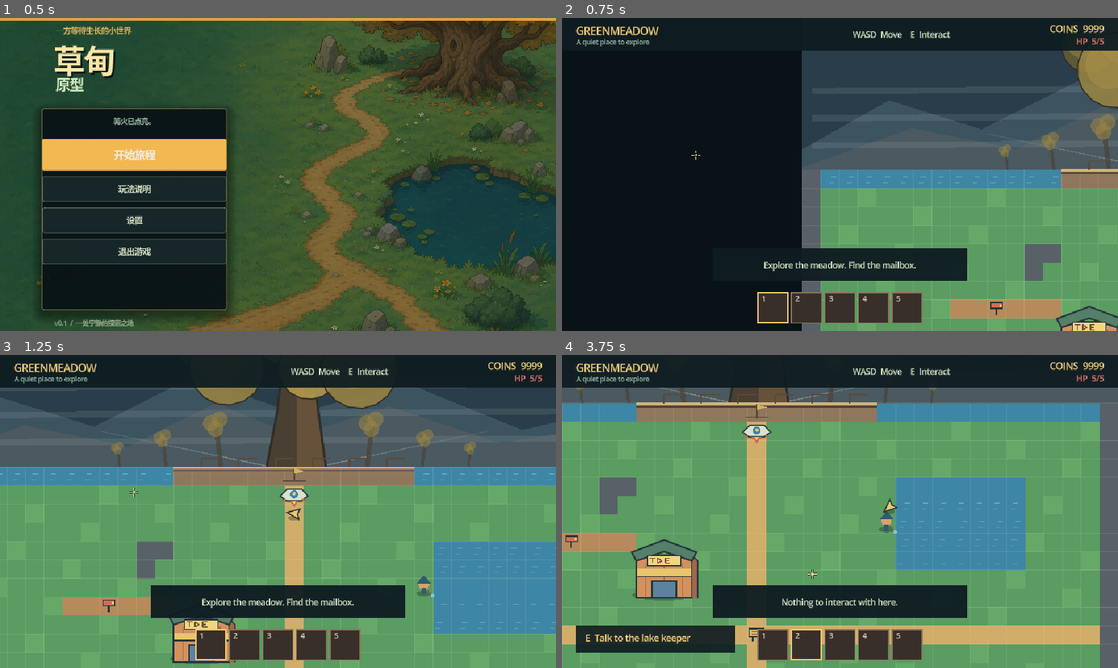
Above: before the commit, frames 1-4 (two rows, left to right).
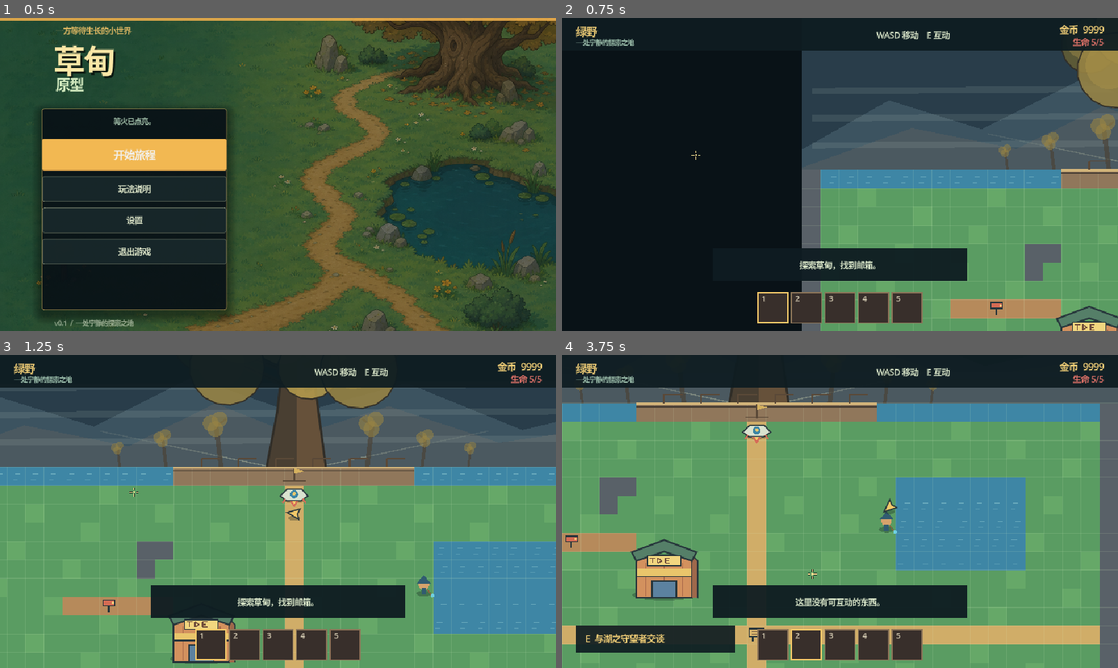
Above: after the commit, the same moments.

Repository: Neikos0493/Project_Grow
Game: Godot game, scene res://MainMenu.tscn
Same seed, same stepped clock (60 frames per second), same inputs: the game is played once before the commit and once after it.
Inputs (mouse positions are in pixels of both pictures, inside the frame that each line leads up to):
- Up to frame 1 (0.5 s): no input
- Up to frame 2 (0.75 s): click "开始旅程" at 0.5 s
- Up to frame 3 (1.25 s): no input
- Up to frame 4 (3.75 s): tap Enter (ui_accept) at 1.25, 1.52, 2.27 s; move the mouse to (962, 495) at 1.27 s; press the mouse at (962, 495) at 1.28 s; hold D (move_right) 1.28-2.03 s; move the mouse to (728, 527) at 2.02 s; release the mouse at (728, 527) at 2.03 s; hold S (move_down) 2.03-2.78 s; tap E (interact) at 2.1 s; move the mouse to (895, 442) at 2.77 s; hold D (move_right) 2.78-3.53 s; tap 1 at 2.85 s; move the mouse to (812, 574) at 3.52 s; hold W (move_up) from 3.53 s (still down); tap 2 at 3.6 s; click (812, 574) at 3.67 s

Frame 1 is identical in both runs. In frame 2, 1.5% of the frame differs, in the area x 2-98%, y 2-81%; in frame 3, 1.5%; in frame 4, 1.8%, in the area x 2-98%, y 2-93%.

Commit message:
Add plant drops and lily seed exchange

Diff:
--- a/scripts/game_state.gd
+++ b/scripts/game_state.gd
@@ -4,6 +4,7 @@
 var has_inventory_snapshot := false
 var inventory_slots: Array[Dictionary] = []
 var selected_slot := 0
+var language := "zh"
 var orange_seed_granted := false
 var green_plantings_since_mutation := 0
 
--- a/scripts/inventory.gd
+++ b/scripts/inventory.gd
@@ -84,6 +84,50 @@
 		"sell_price": 0,
 		"buy_price": 0,
 		"description": "A strange relic left behind by the lake monster.",
+	},
+	"pea_drop": {
+		"name": "Pea",
+		"consumable": false,
+		"droppable": true,
+		"show_count": true,
+		"max_stack": MAX_STACK,
+		"icon": "pea_drop",
+		"sell_price": 20,
+		"buy_price": 0,
+		"description": "A pea harvested from an ordinary green plant.",
+	},
+	"mutated_pea_drop": {
+		"name": "Mutated Pea",
+		"consumable": false,
+		"droppable": true,
+		"show_count": true,
+		"max_stack": MAX_STACK,
+		"icon": "mutated_pea_drop",
+		"sell_price": 0,
+		"buy_price": 0,
+		"description": "A rare mutated pea wanted by the lake keeper.",
+	},
+	"cactus_drop": {
+		"name": "Cactus Fruit",
+		"consumable": false,
+		"droppable": true,
+		"show_count": true,
+		"max_stack": MAX_STACK,
+		"icon": "cactus_drop",
+		"sell_price": 100,
+		"buy_price": 0,
+		"description": "A valuable fruit from an orange cactus.",
+	},
+	"lily_seed": {
+		"name": "Water Lily Seed",
+		"consumable": true,
+		"droppable": false,
+		"show_count": false,
+		"max_stack": 1,
+		"icon": "lily_seed",
+		"sell_price": 0,
+		"buy_price": 0,
+		"description": "Plant it in the pond to awaken the lake monster.",
 	},
 	"plant": {
 		"name": "Plant",
@@ -154,6 +198,10 @@
 			"green_seed": return "绿种子"
 			"yellow_ball": return "黄色球"
 			"melee_weapon": return "草甸之刃"
+			"pea_drop": return "豌豆"
+			"mutated_pea_drop": return "变异豌豆"
+			"cactus_drop": return "仙人掌果实"
+			"lily_seed": return "睡莲种子"
 			"plant": return "植物"
 			"orange_seed": return "橙色种子"
 			"blue_seed": return "蓝色种子"
@@ -167,6 +215,10 @@
 			"green_seed": return "种在翻耕土地上，长成草甸植物。"
 			"yellow_ball": return "向草甸发射明亮的投射物。"
 			"melee_weapon": return "挥舞黄色短刃，轻微击退怪物。"
+			"pea_drop": return "普通绿色植物掉落的豌豆。"
+			"mutated_pea_drop": return "湖之守望者需要的稀有变异豌豆。"
+			"cactus_drop": return "仙人掌掉落的高价值果实。"
+			"lily_seed": return "种在池塘里，可以唤醒湖怪。"
 			"plant": return "成熟植物，可以在商店出售。"
 			"orange_seed": return "种在沙地上，长成会发射扇形弹幕的仙人掌。"
 			"blue_seed": return "只能种在水里，会唤醒湖中的古老生物。"
--- a/scripts/inventory_hud.gd
+++ b/scripts/inventory_hud.gd
@@ -71,6 +71,18 @@
 		draw_rect(Rect2(center - Vector2(9, 9), Vector2(18, 18)), Color("#b36be0"), true)
 		draw_rect(Rect2(center - Vector2(9, 9), Vector2(18, 18)), Color("#ead3ff"), false, 2.0)
 		draw_circle(center, 3.0, Color("#fff0a8"))
+	elif icon == "pea_drop":
+		draw_circle(center + Vector2(-4, 2), 6.0, Color("#8bcf62"))
+		draw_circle(center + Vector2(5, -3), 6.0, Color("#70b94f"))
+	elif icon == "mutated_pea_drop":
+		draw_circle(center, 10.0, Color("#f3c969"))
+		draw_circle(center + Vector2(-3, -3), 3.0, Color("#fff1a8"))
+	elif icon == "cactus_drop":
+		draw_circle(center + Vector2(0, 2), 10.0, Color("#d85d38"))
+		draw_circle(center + Vector2(-3, -3), 3.0, Color("#ffd46c"))
+	elif icon == "lily_seed":
+		draw_circle(center + Vector2(0, 2), 10.0, Color("#7ca9dc"))
+		draw_circle(center + Vector2(-3, -3), 3.0, Color("#d8f1ff"))
 	elif icon == "hoe":
 		draw_line(center + Vector2(-7, 10), center + Vector2(5, -8), Color("#a8754f"), 4.0)
 		draw_line(center + Vector2(1, -8), center + Vector2(11, -8), Color("#c6cbd0"), 4.0)
--- a/scripts/main.gd
+++ b/scripts/main.gd
@@ -8,6 +8,10 @@
 const YELLOW_BALL := "yellow_ball"
 const MELEE_WEAPON := "melee_weapon"
 const PLANT := "plant"
+const PEA_DROP := "pea_drop"
+const MUTATED_PEA_DROP := "mutated_pea_drop"
+const CACTUS_DROP := "cactus_drop"
+const LILY_SEED := "lily_seed"
 const BLUE_SEED := "blue_seed"
 const QUEST_ITEM_1 := "quest_item_1"
 const STARTING_COINS := 9999
@@ -148,9 +152,11 @@
 		player.controls_locked = false
 
 func _load_language() -> void:
+	language = GameState.language
 	var config := ConfigFile.new()
 	if config.load("user://settings.cfg") == OK:
-		language = str(config.get_value("settings", "language", "en"))
+		language = str(config.get_value("settings", "language", language))
+	GameState.language = language
 
 func _msg(english: String, chinese: String) -> String:
 	return chinese if language == "zh" else english
@@ -330,23 +336,23 @@
 	var speaker := _msg("Lake Keeper", "湖之守望者")
 	match quest_state:
 		QUEST_AWAITING_PLANT:
-			if inventory.has_item(PLANT) and inventory.can_add(BLUE_SEED):
-				if inventory.remove_item(PLANT, 1):
-					if inventory.try_add(BLUE_SEED, 1):
+			if inventory.has_item(MUTATED_PEA_DROP) and inventory.can_add(LILY_SEED):
+				if inventory.remove_item(MUTATED_PEA_DROP, 1):
+					if inventory.try_add(LILY_SEED, 1):
 						quest_state = QUEST_SEED_GRANTED
-						lines = [_msg("Thank you. This blue seed belongs in the pond.", "谢谢。把这颗蓝色种子种进池塘吧。")]
+						lines = [_msg("Thank you. This water lily seed belongs in the pond.", "谢谢。这颗睡莲种子应该种进池塘。")]
 					else:
 						# Restore the delivered plant if the reward transaction fails.
-						inventory.try_add(PLANT, 1)
-						lines = [_msg("I could not accept that plant yet.", "我现在还不能接受这株植物。")]
+						inventory.try_add(MUTATED_PEA_DROP, 1)
+						lines = [_msg("I could not complete that exchange yet.", "这次兑换还无法完成。")]
 				else:
-					lines = [_msg("I could not accept that plant yet.", "我现在还不能接受这株植物。")]
-			elif inventory.has_item(PLANT):
-				lines = [_msg("Make room in your pack before delivering the plant.", "请先为蓝色种子腾出背包空间。")]
+					lines = [_msg("I could not complete that exchange yet.", "这次兑换还无法完成。")]
+			elif inventory.has_item(MUTATED_PEA_DROP):
+				lines = [_msg("Make room in your pack for the water lily seed.", "请先为睡莲种子腾出背包空间。")]
 			else:
-				lines = [_msg("Bring me one mature plant from the meadow.", "带一株草甸里的成熟植物给我。")]
+				lines = [_msg("Bring me a mutated pea from the rare green plant.", "带一颗变异植物掉落的变异豌豆来。")]
 		QUEST_SEED_GRANTED:
-			lines = [_msg("Plant the blue seed in the pond to awaken the lake.", "把蓝色种子种在池塘里，唤醒湖水。")]
+			lines = [_msg("Plant the water lily seed in the pond to awaken the lake.", "把睡莲种子种在池塘里，唤醒湖水。")]
 		QUEST_WATER_GROWING, QUEST_MONSTER_ACTIVE:
 			lines = [_msg("The lake is already awake. Be careful.", "湖水已经醒来。小心。")]
 		QUEST_DEFEATED:
@@ -535,15 +541,17 @@
 			if not world.plant_seed(seed_cell):
 				return
 			var is_mutation := GameState.green_plantings_since_mutation >= 9 or randf() < 0.1
-			var plant: MeadowPursuingPlant = MeadowMutatedPlant.new() if is_mutation else MeadowPursuingPlant.new()
-			plants.add_child(plant)
+			var plant := MeadowPursuingPlant.new()
+			plant.emits_ring_projectiles = is_mutation
 			plant.global_position = world.cell_to_world(seed_cell)
 			plant.setup(seed_cell, player)
 			if is_mutation:
-				var mutated_plant := plant as MeadowMutatedPlant
-				mutated_plant.projectile_requested.connect(_on_green_plant_projectile_requested)
-			plant.died.connect(_on_plant_died)
+				plant.projectile_requested.connect(_on_green_plant_projectile_requested)
+				plant.died.connect(_on_plant_died.bind(MUTATED_PEA_DROP))
+			else:
+				plant.died.connect(_on_plant_died.bind(PEA_DROP))
 			plant.matured.connect(_on_plant_matured)
+			plants.add_child(plant)
 			plant_entities[seed_cell] = int(plant_entities.get(seed_cell, 0)) + 1
 			if not inventory.consume_selected():
 				var plant_count := int(plant_entities.get(seed_cell, 0)) - 1
@@ -572,15 +580,15 @@
 			cactus.global_position = world.cell_to_world(sand_cell)
 			cactus.setup(sand_cell, player)
 			cactus.projectile_requested.connect(_on_orange_cactus_projectile_requested)
-			cactus.died.connect(_on_plant_died)
+			cactus.died.connect(_on_plant_died.bind(CACTUS_DROP))
 			cactus.matured.connect(_on_plant_matured)
 			plants.add_child(cactus)
 			plant_entities[sand_cell] = int(plant_entities.get(sand_cell, 0)) + 1
 			_show_toast(_msg("Orange seed planted. It will mature in 3 seconds.", "橙色种子已种下，3 秒后成熟。"))
-		BLUE_SEED:
+		LILY_SEED:
 			var water_cell := world.get_water_pointer_cell(pointer, player.global_position, player.facing)
 			if water_cell.x < 0 or not world.plant_blue_seed(water_cell):
-				_show_toast(_msg("Blue seeds must be planted in a free pond tile beside you.", "蓝色种子必须种在身边空闲的池塘水格里。"))
+				_show_toast(_msg("Water lily seeds must be planted in a free pond tile beside you.", "睡莲种子必须种在身边空闲的池塘水格里。"))
 				return
 			if not inventory.consume_selected():
 				world.clear_water_growth(water_cell)
@@ -612,7 +620,7 @@
 func _on_plant_matured(cell: Vector2i) -> void:
 	world.set_farm_tilled(cell)
 
-func _on_plant_died(cell: Vector2i, position: Vector2) -> void:
+func _on_plant_died(cell: Vector2i, position: Vector2, drop_item_id: String) -> void:
 	var plant_count := int(plant_entities.get(cell, 0))
 	if plant_count <= 0:
 		return
@@ -620,8 +628,8 @@
 		plant_entities.erase(cell)
 	else:
 		plant_entities[cell] = plant_count - 1
-	world.add_drop(position, PLANT, 1, 0)
-	_show_toast(_msg("The plant fell. Pick it up and sell it at the shop.", "植物倒下了，拾取后可以带到商店出售。"))
+	world.add_drop(position, drop_item_id, 1, 3000)
+	_show_toast(_msg("The plant dropped %s." % inventory.get_item_name(drop_item_id), "%s掉落了%s。" % [inventory.get_item_name(drop_item_id), inventory.get_item_name(drop_item_id)]))
 
 func _begin_water_growth(root: Vector2i) -> void:
 	quest_state = QUEST_WATER_GROWING
--- a/scripts/menu.gd
+++ b/scripts/menu.gd
@@ -57,6 +57,7 @@
 
 func _on_language_selected(index: int) -> void:
 	language = "zh" if index == 1 else "en"
+	GameState.language = language
 	_apply_language()
 	var config := ConfigFile.new()
 	config.set_value("settings", "language", language)
@@ -66,6 +67,7 @@
 	var config := ConfigFile.new()
 	if config.load("user://settings.cfg") == OK:
 		language = str(config.get_value("settings", "language", "zh"))
+	GameState.language = language
 	language_option.select(1 if language == "zh" else 0)
 	_apply_language()
 
--- a/scripts/mutated_plant.gd
+++ b/scripts/mutated_plant.gd
@@ -2,29 +2,11 @@
 extends MeadowPursuingPlant
 ## Green-seed mutation that adds a six-shot ring after landing.
 
-signal projectile_requested(origin: Vector2, directions: Array[Vector2])
-
 const RING_PROJECTILE_COUNT := 6
 
-func _update_jump(delta: float) -> void:
-	jump_elapsed += delta
-	var progress := minf(jump_elapsed / JUMP_DURATION, 1.0)
-	global_position = jump_origin.lerp(jump_target, progress)
-	if progress < 1.0:
-		queue_redraw()
-		return
-	jumping = false
-	jump_cooldown_remaining = JUMP_COOLDOWN
-	if is_instance_valid(target) and not target.dead and global_position.distance_to(target.global_position) <= HIT_RANGE:
-		target.take_damage(JUMP_DAMAGE)
-	_emit_ring_projectiles()
-	queue_redraw()
-
-func _emit_ring_projectiles() -> void:
-	var directions: Array[Vector2] = []
-	for index in range(RING_PROJECTILE_COUNT):
-		directions.append(Vector2.RIGHT.rotated(TAU * float(index) / float(RING_PROJECTILE_COUNT)))
-	projectile_requested.emit(global_position, directions)
+func _ready() -> void:
+	emits_ring_projectiles = true
+	super._ready()
 
 func _draw_jumping_plant() -> void:
 	var progress := minf(jump_elapsed / JUMP_DURATION, 1.0) if jumping else 0.0
--- a/scripts/pursuing_plant.gd
+++ b/scripts/pursuing_plant.gd
@@ -3,6 +3,7 @@
 ## Seed-grown enemy that attacks only by leaping at a nearby player position.
 
 signal matured(cell: Vector2i)
+signal projectile_requested(origin: Vector2, directions: Array[Vector2])
 signal died(cell: Vector2i, position: Vector2)
 
 const GROW_TIME := 3.0
@@ -13,6 +14,9 @@
 const HIT_RANGE := 28.0
 const JUMP_DAMAGE := 1
 const JUMP_COOLDOWN := 1.1
+const RING_PROJECTILE_COUNT := 6
+
+var emits_ring_projectiles := false
 
 var cell := Vector2i.ZERO
 var target: MeadowPlayer
@@ -33,6 +37,8 @@
 	queue_redraw()
 
 func _ready() -> void:
+	process_mode = Node.PROCESS_MODE_ALWAYS
+	set_physics_process(true)
 	collision_layer = 4
 	collision_mask = 1
 	var shape_node := CollisionShape2D.new()
@@ -40,6 +46,15 @@
 	circle.radius = 12.0
 	shape_node.shape = circle
 	add_child(shape_node)
+	_growth_timer()
+	queue_redraw()
+
+func _growth_timer() -> void:
+	await get_tree().create_timer(GROW_TIME).timeout
+	if dead or mature:
+		return
+	mature = true
+	matured.emit(cell)
 	queue_redraw()
 
 func _physics_process(delta: float) -> void:
@@ -85,7 +100,15 @@
 	jump_cooldown_remaining = JUMP_COOLDOWN
 	if is_instance_valid(target) and not target.dead and global_position.distance_to(target.global_position) <= HIT_RANGE:
 		target.take_damage(JUMP_DAMAGE)
+	if emits_ring_projectiles:
+		_emit_ring_projectiles()
 	queue_redraw()
+
+func _emit_ring_projectiles() -> void:
+	var directions: Array[Vector2] = []
+	for index in range(RING_PROJECTILE_COUNT):
+		directions.append(Vector2.RIGHT.rotated(TAU * float(index) / float(RING_PROJECTILE_COUNT)))
+	projectile_requested.emit(global_position, directions)
 
 func apply_knockback(direction: Vector2, strength: float = 52.0) -> void:
 	if dead or jumping or direction.length_squared() < 0.01:
@@ -125,7 +148,7 @@
 	var outline := Color("#26353b")
 	draw_shadow_ellipse(Vector2(0, 10), Vector2(15, 6), Color(0.05, 0.1, 0.1, 0.32))
 	draw_circle(body_position, 17.0, outline)
-	draw_circle(body_position, 14.0, Color("#4b9952"))
+	draw_circle(body_position, 14.0, Color("#f3c969") if emits_ring_projectiles else Color("#4b9952"))
 	draw_circle(body_position + Vector2(-5, -3), 2.8, Color("#fff1bd"))
 	draw_circle(body_position + Vector2(5, -3), 2.8, Color("#fff1bd"))
 	draw_circle(body_position + Vector2(-5, -3), 1.3, outline)
--- a/scripts/world.gd
+++ b/scripts/world.gd
@@ -632,12 +632,16 @@
 		if not available:
 			draw_arc(position, 10.0, 0.0, TAU, 24, Color(0.3, 0.61, 0.33, 0.55), 1.0)
 		return
-	var base_color := Color("#f3c969")
-	var color := base_color if available else Color(base_color, 0.35)
+	var drop_color := Color("#8bcf62")
+	if item_id == "mutated_pea_drop":
+		drop_color = Color("#f3c969")
+	elif item_id == "cactus_drop":
+		drop_color = Color("#d85d38")
+	var color := drop_color if available else Color(drop_color, 0.35)
 	draw_circle(position, 6.0, color)
 	draw_circle(position + Vector2(-2, -2), 2.0, Color(1, 0.96, 0.7, 0.8) if available else Color(1, 0.96, 0.7, 0.3))
 	if not available:
-		draw_arc(position, 10.0, 0.0, TAU, 24, Color(base_color, 0.55), 1.0)
+		draw_arc(position, 10.0, 0.0, TAU, 24, Color(drop_color, 0.55), 1.0)
 
 func _tile_color(tile_type: int, cell: Vector2i) -> Color:
 	match tile_type:
